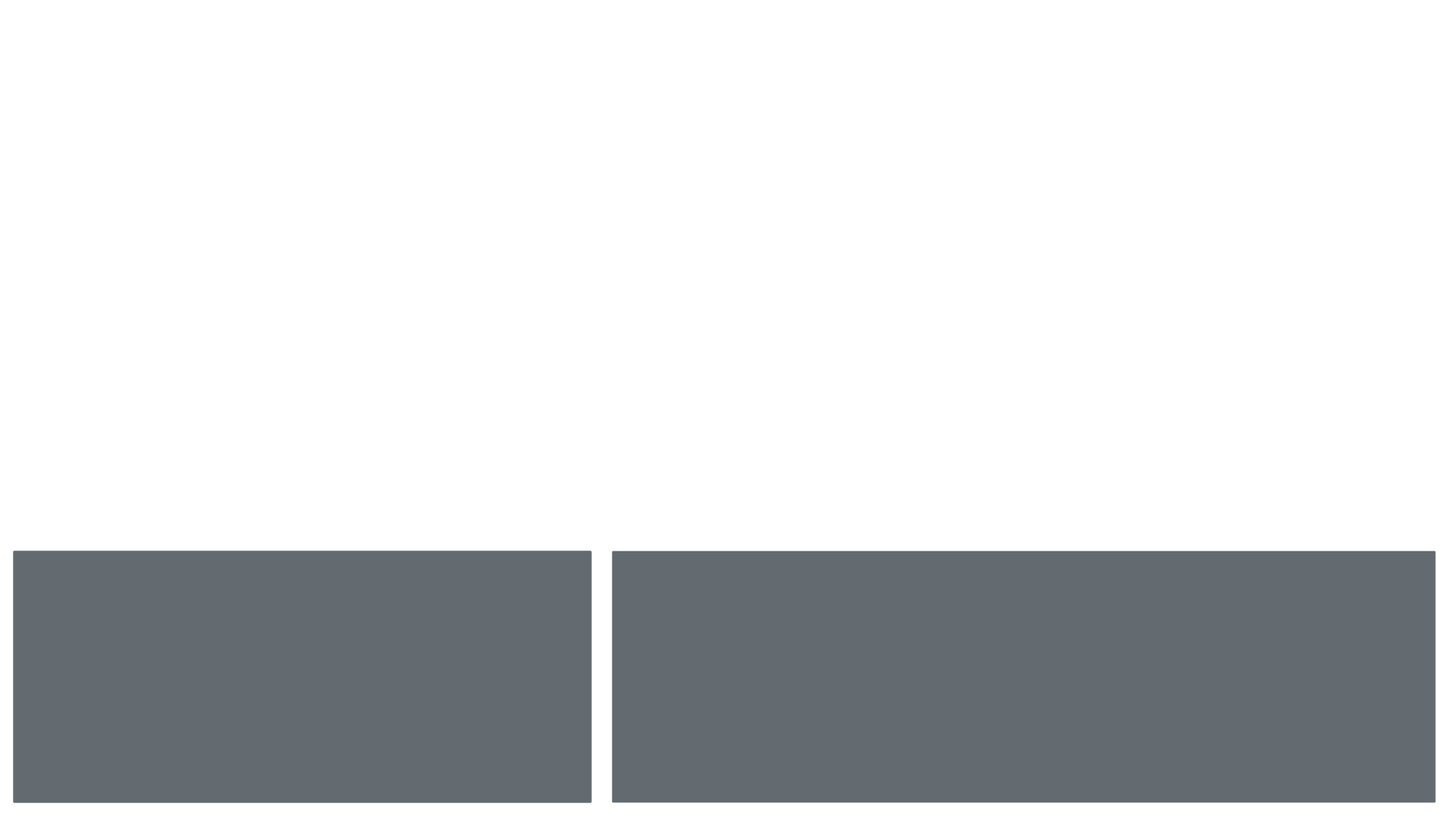
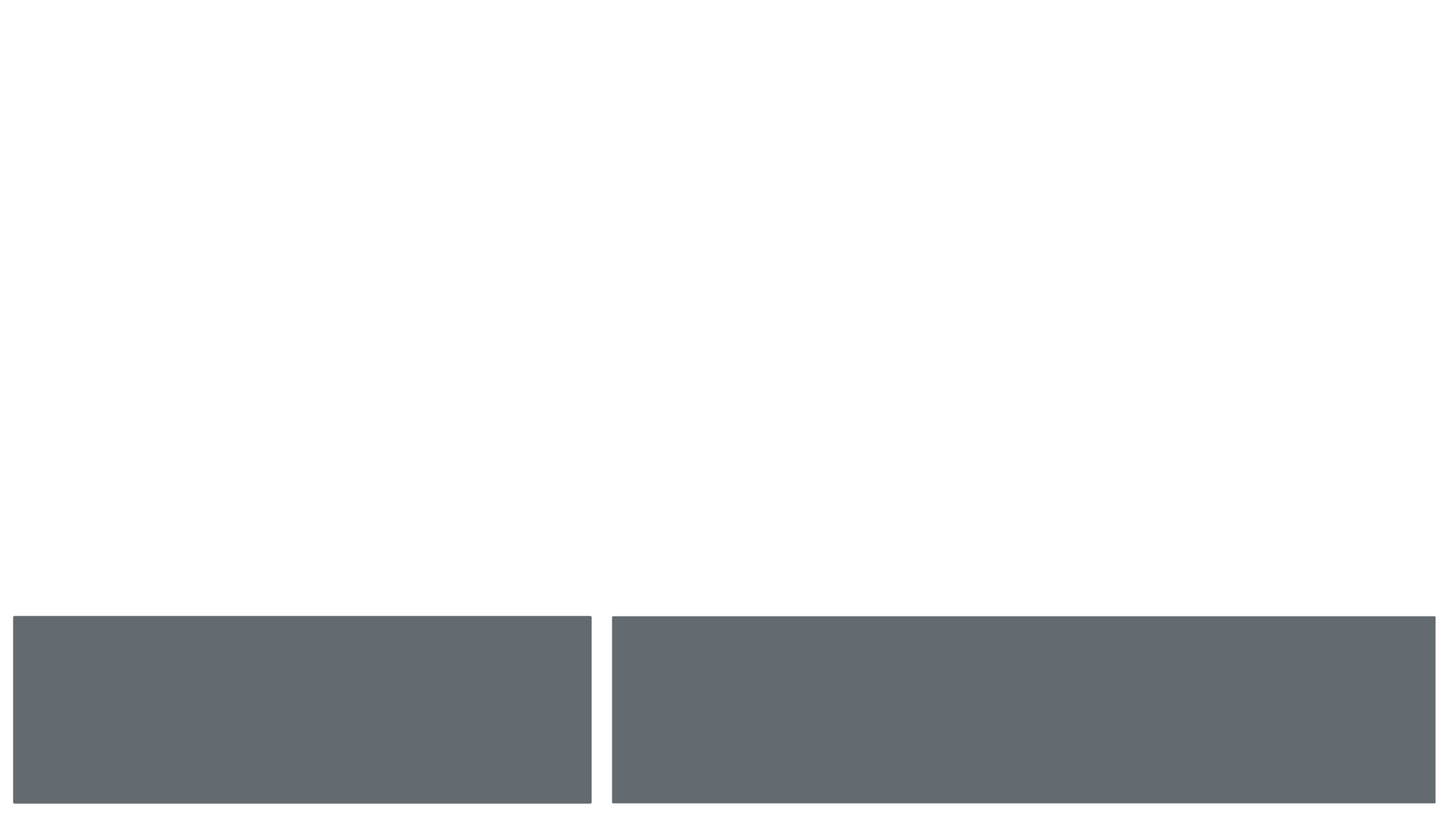
Layers edited between the first and the second w=1455, h=819 image:
painted on "Rounded Rectangle 1 copy 3" over [611,550,1437,804]
painted on "Rounded Rectangle 1 copy 2" over [12,550,592,804]
painted on "Rounded Rectangle 1" over [611,550,1437,804]
painted on "Rounded Rectangle 1 copy" over [611,550,1437,804]
